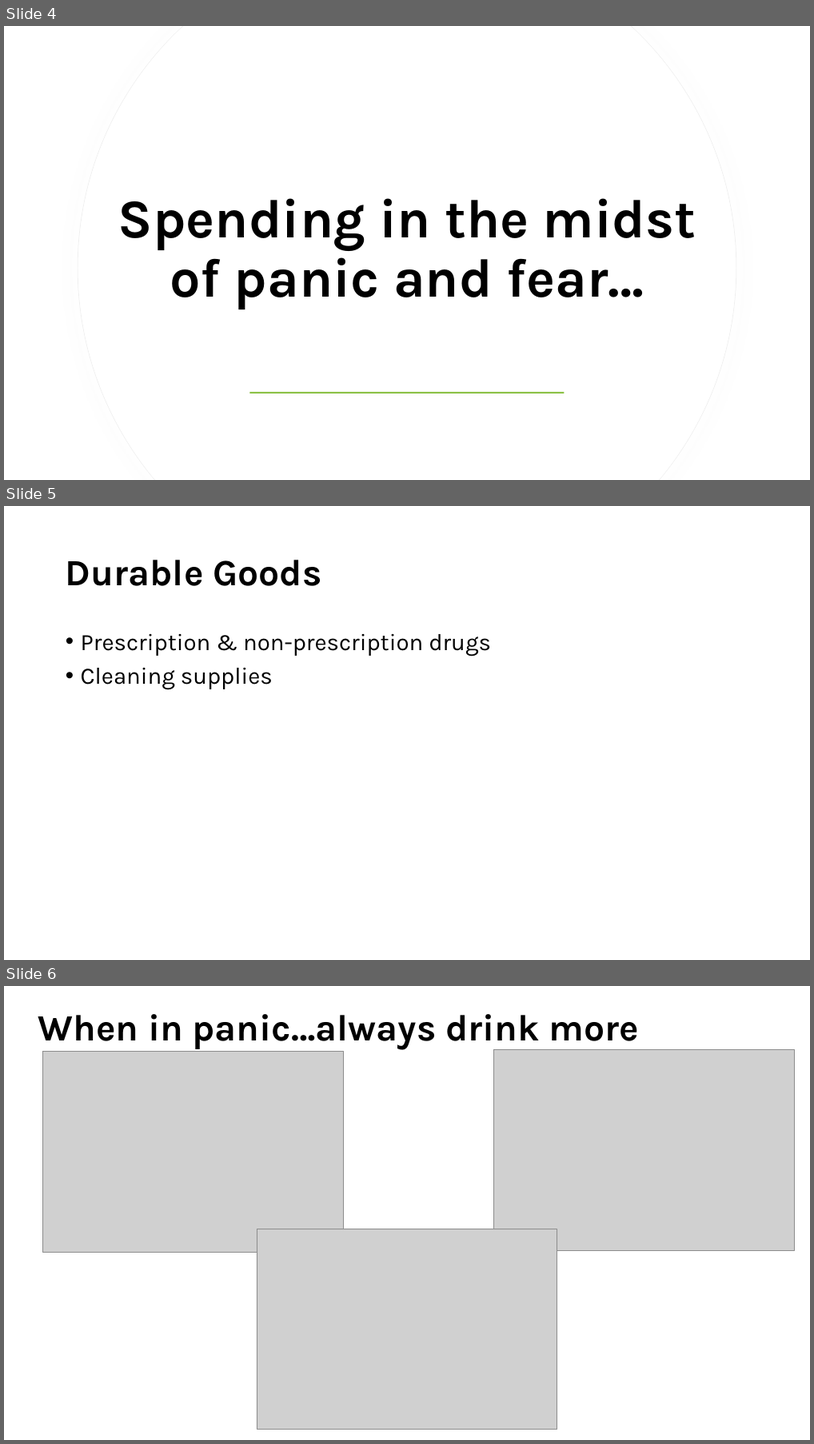
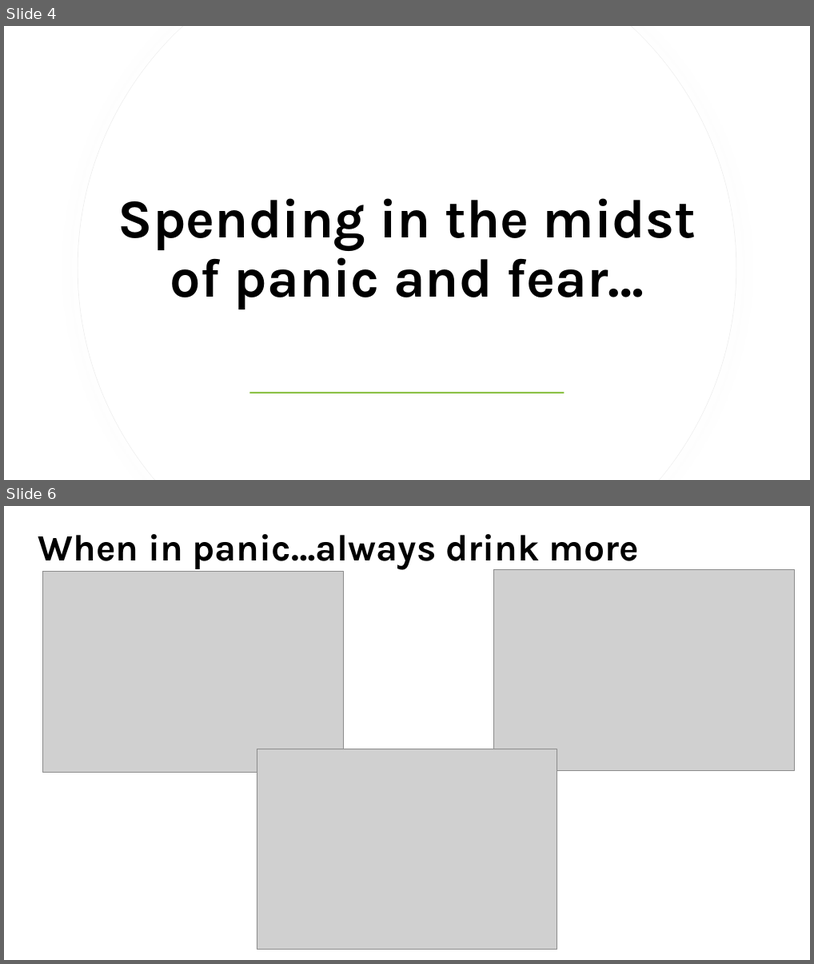
Before and after one commit to staceywai/bootcamp-project, a slide deck: Final Presentation/Bootcamp-Project-1.pptx. Shown one above the other, each under a label of ours: slides 4, 5 and 6 before the commit, slides 4 and 6 after it; the slides between them are not shown. The pictures are 814x1444 and 814x964 pixels, drawn with LibreOffice and Linux fonts; fonts in the diff are those of the drawing; grey boxes stand for pictures; background and template pictures are left out. Boxes give left, top, right and bottom in pixels: in the first picture for what was removed or moved away, otherwise in the second. Text is boxed around its words. In the diff, an @@ line names an element or a change of style, - is before the commit and + after.

```diff
--- a/Final Presentation/Bootcamp-Project-1.pptx
+++ b/Final Presentation/Bootcamp-Project-1.pptx
@@ slide 5 removed at (4, 506, 810, 960), background #FFFFFF @@
@@ title removed at (66, 560, 322, 586) @@
-Durable Goods
@@ text removed at (81, 634, 491, 689) @@
-• Prescription & non-prescription drugs
-• Cleaning supplies
```
Also in this commit, not shown: 2 slides changed, 2 slides added, 2 other files.
